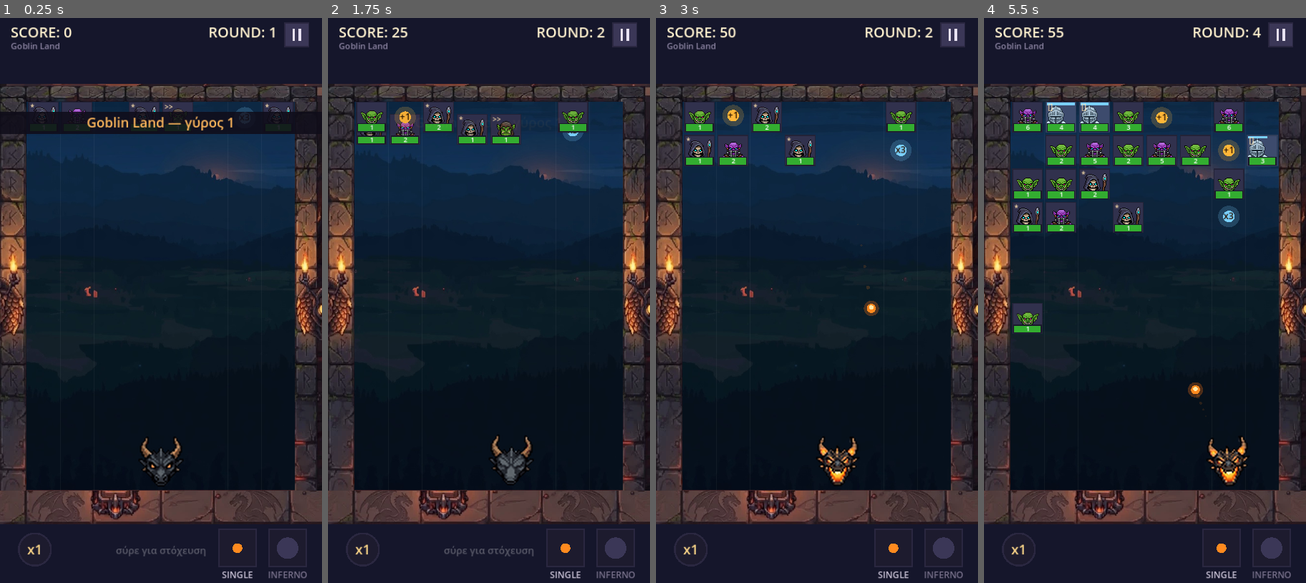
Above: before the commit, frames 1-4 (left to right).
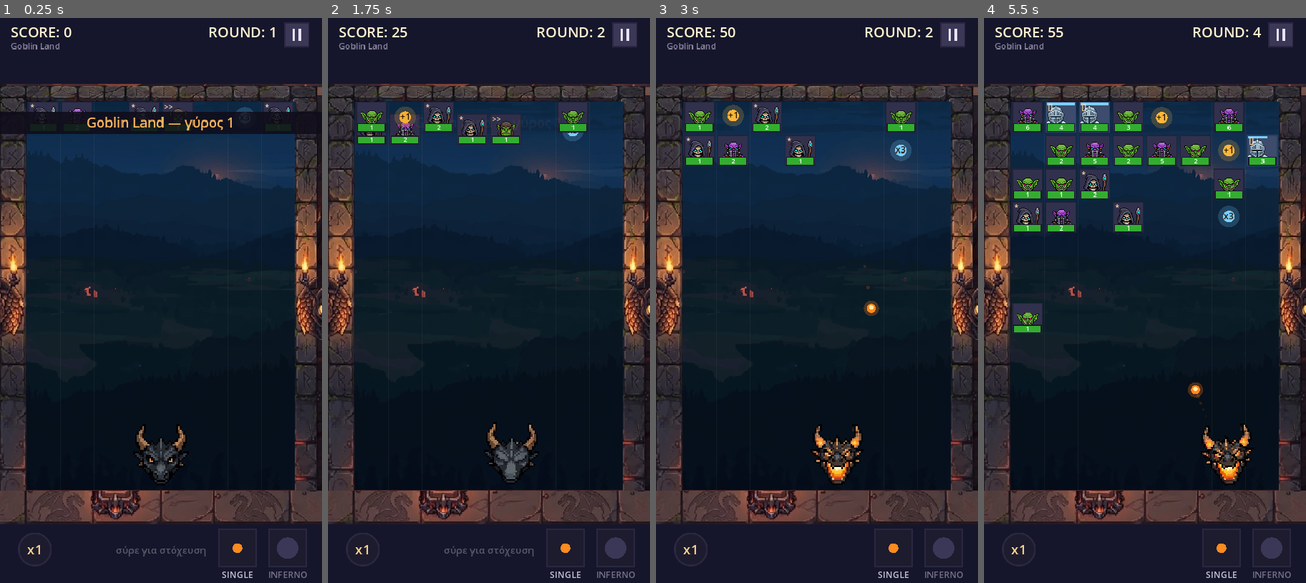
Above: after the commit, the same moments.

Repository: 40panos/-dragon
Game: Godot game, scene res://scenes/main.tscn
Same seed, same stepped clock (60 frames per second), same inputs: the game is played once before the commit and once after it.
Inputs (mouse positions are in pixels of both pictures, inside the frame that each line leads up to):
- Up to frame 1 (0.25 s): no input
- Up to frame 2 (1.75 s): tap Enter at 0.5 s; move the mouse to (559, 272) at 0.52 s; click (559, 272) at 0.67 s; drag from (424, 328) to (572, 119) at 1.27 s
- Up to frame 3 (3 s): move the mouse to (849, 176) at 2.02 s; click (849, 176) at 2.17 s; drag from (800, 413) to (733, 119) at 2.77 s
- Up to frame 4 (5.5 s): move the mouse to (1241, 385) at 3.52 s; click (1241, 385) at 3.67 s; drag from (1048, 215) to (1096, 159) at 4.27 s; move the mouse to (1161, 300) at 5.02 s; click (1161, 300) at 5.17 s

The runs differ from the first frame. In frame 1, 1.5% of the frame differs, in the area x 0-100%, y 1-100%; in frame 2, 1.3%; in frame 3, 1.4%; in frame 4, 1.7%.

Commit message:
Stop resampling the dragon frames, and draw pixels at integer scale
The heads looked blurry in game because they were blurred three times over.
The worst offender was mine: each 37x41 head was upscaled 5.4x with Lanczos
when it was cut, which turns every pixel step into a gradient. It was then
drawn at 120px, a downscale, and Godot's default Linear canvas filter softened
whatever survived.

Frames are now cut at native 37x41 with no resampling, the project asks for
Nearest filtering, and draw_width is 148 so each source pixel lands on exactly
4x4 screen pixels at the design resolution.

Note for the mechanics side: this touches project.godot, which we agreed to
coordinate on. The one added line is the canvas texture filter, a project-wide
art decision rather than a gameplay one.

The same resampling is still baked into the drake_* frames and the enemy
sprites; those need the same treatment.

Verified: import, 38 tests, and a 240-frame render.

Co-Authored-By: Claude Opus 5 <noreply@anthropic.com>

Diff:
--- a/data/dragons/01_ember.tres
+++ b/data/dragons/01_ember.tres
@@ -25,7 +25,7 @@
 fps_idle = 2.0
 fps_ready = 6.0
 fps_fire = 12.0
-draw_width = 120.0
+draw_width = 148.0
 tint = Color(1, 1, 1, 1)
 special = "inferno"
 special_cost = 150.0
--- a/project.godot
+++ b/project.godot
@@ -26,3 +26,4 @@
 
 renderer/rendering_method="gl_compatibility"
 renderer/rendering_method.mobile="gl_compatibility"
+textures/canvas_textures/default_texture_filter=0
Binary file changed: art/ember_fire_1.png
Binary file changed: art/ember_fire_2.png
Binary file changed: art/ember_fire_3.png
Binary file changed: art/ember_idle_1.png
Binary file changed: art/ember_idle_2.png
Binary file changed: art/ember_idle_3.png
Binary file changed: art/ember_ready_1.png
Binary file changed: art/ember_ready_2.png
Binary file changed: art/ember_ready_3.png
